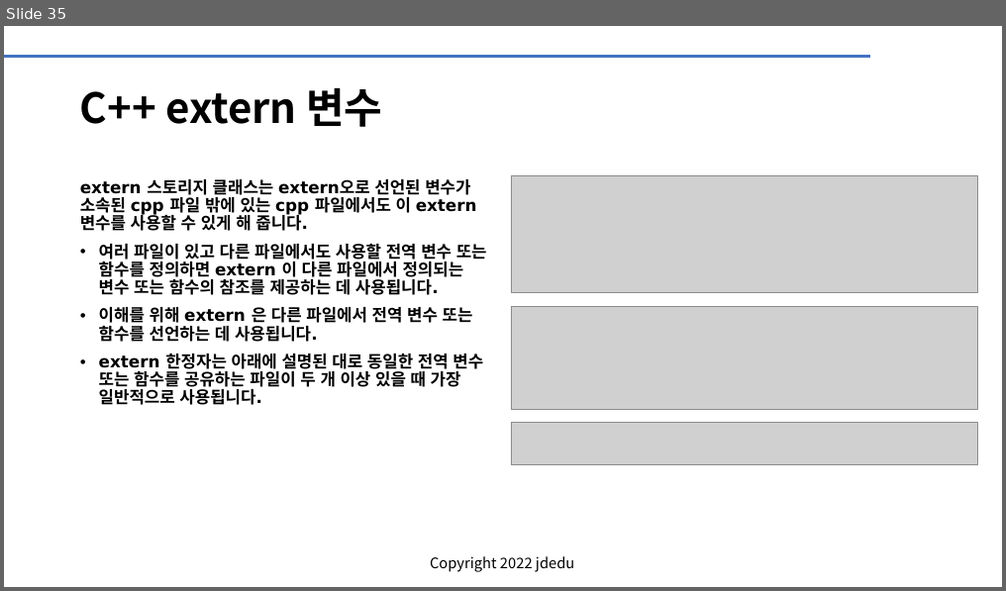
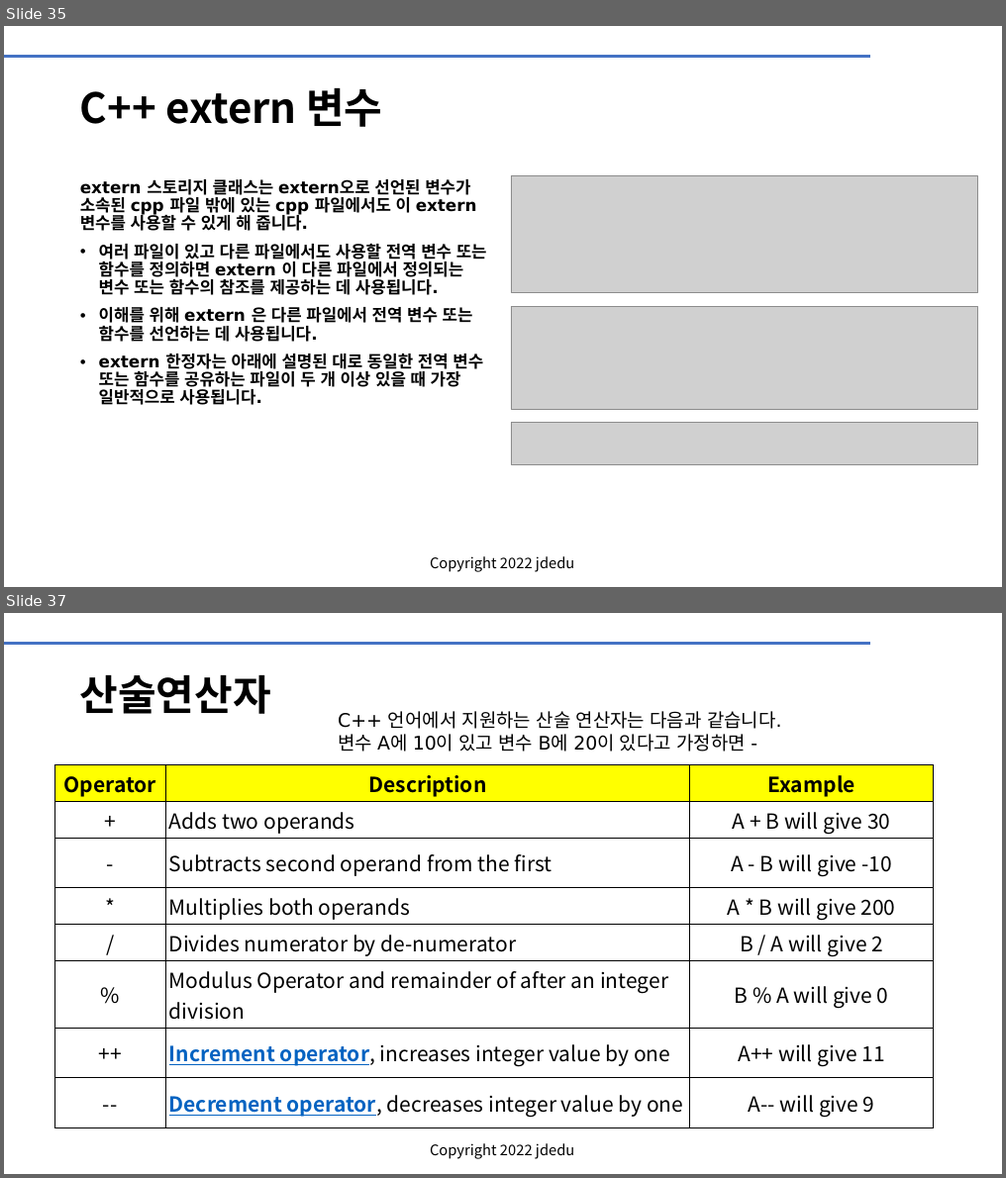
Before and after one commit to JD-edu/KG-KAIROS_robot, a slide deck: doc/KG-KAIROS 리눅스_bash_CC++.pptx. Shown one above the other, each under a label of ours: slide 35 before the commit, slides 35 and 37 after it; the slides between them are not shown. The pictures are 1006x591 and 1006x1178 pixels, drawn with LibreOffice and Linux fonts; fonts in the diff are those of the drawing; grey boxes stand for pictures; background and template pictures are left out. Boxes give left, top, right and bottom in pixels: in the first picture for what was removed or moved away, otherwise in the second. Text is boxed around its words. In the diff, an @@ line names an element or a change of style, - is before the commit and + after.

```diff
--- a/doc/KG-KAIROS 리눅스_bash_CC++.pptx
+++ b/doc/KG-KAIROS 리눅스_bash_CC++.pptx
@@ slide 37 added at (4,613,1002,1174), background #FFFFFF; not listed: 2 template elements that a slide beside it also shows @@
@@ title added at (80,675,271,714), 40 pt, text #000000, bold @@
+산술연산자
@@ text added at (338,711,782,752), 18 pt, text #000000 @@
+C++ 언어에서 지원하는 산술 연산자는 다음과 같습니다.
+변수 A에 10이 있고 변수 B에 20이 있다고 가정하면 -
@@ table added at (54,765,933,1121), 8 rows, 3 columns @@
+Operator | Description | Example
++ | Adds two operands | A + B will give 30
+- | Subtracts second operand from the first | A - B will give -10
+* | Multiplies both operands | A * B will give 200
+/ | Divides numerator by de-numerator | B / A will give 2
+% | Modulus Operator and remainder of after an integer division | B % A will give 0
+++ | Increment operator, increases integer value by one | A++ will give 11
+-- | Decrement operator, decreases integer value by one | A-- will give 9
```
Also in this commit, not shown: 18 other slides added.
